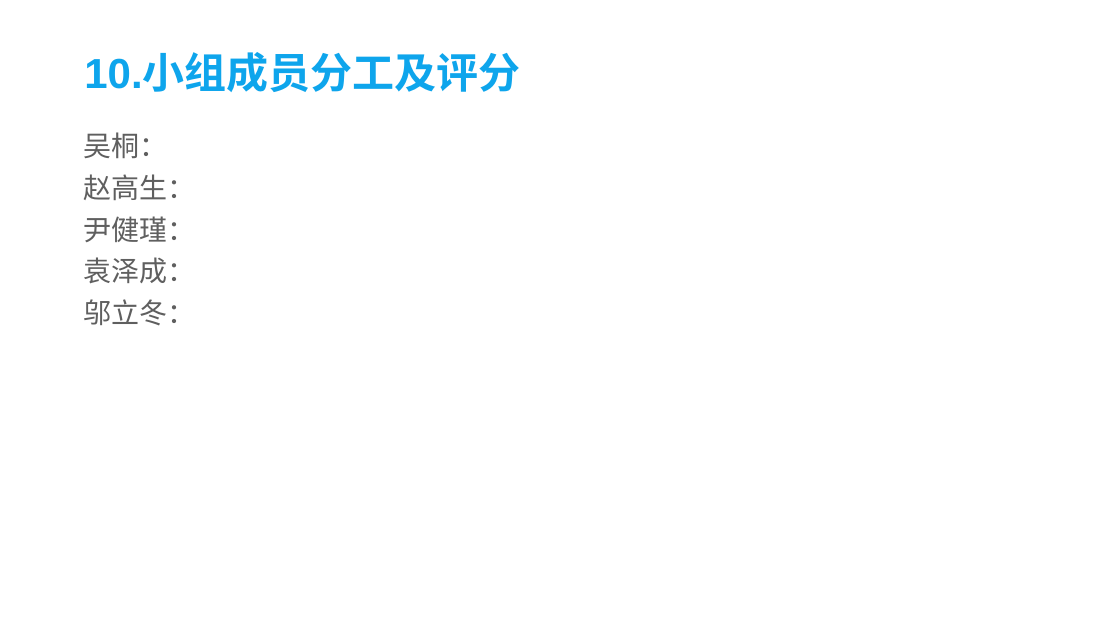
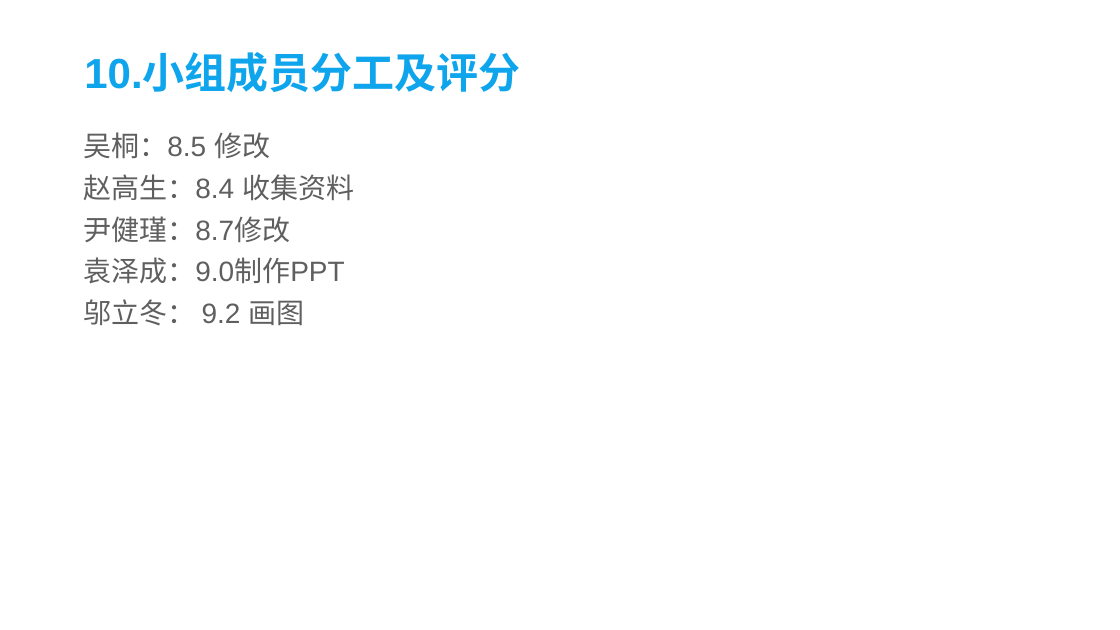
Before and after one commit to shangzhaoxiaozi/PRD-21, a slide deck: slide 26 of 非受控文档/PPT/UML基础Ⅰ.pptx. Drawn at 1120x630 pixels with LibreOffice and Linux fonts; fonts in the diff are those of the drawing; background and template pictures are left out. Boxes give left, top, right and bottom in pixels: in the first picture for what was removed or moved away, otherwise in the second. Text is boxed around its words. In the diff, an @@ line names an element or a change of style, - is before the commit and + after.

```diff
--- a/非受控文档/PPT/UML基础Ⅰ.pptx
+++ b/非受控文档/PPT/UML基础Ⅰ.pptx
@@ text at (x1=83, y1=132, x2=354, y2=326): text changed @@
-吴桐：
-赵高生：
-尹健瑾：
-袁泽成：
-邬立冬：
+吴桐：8.5 修改
+赵高生：8.4 收集资料
+尹健瑾：8.7修改
+袁泽成：9.0制作PPT
+邬立冬： 9.2 画图
```
Also in this commit, not shown: 4 other files.
